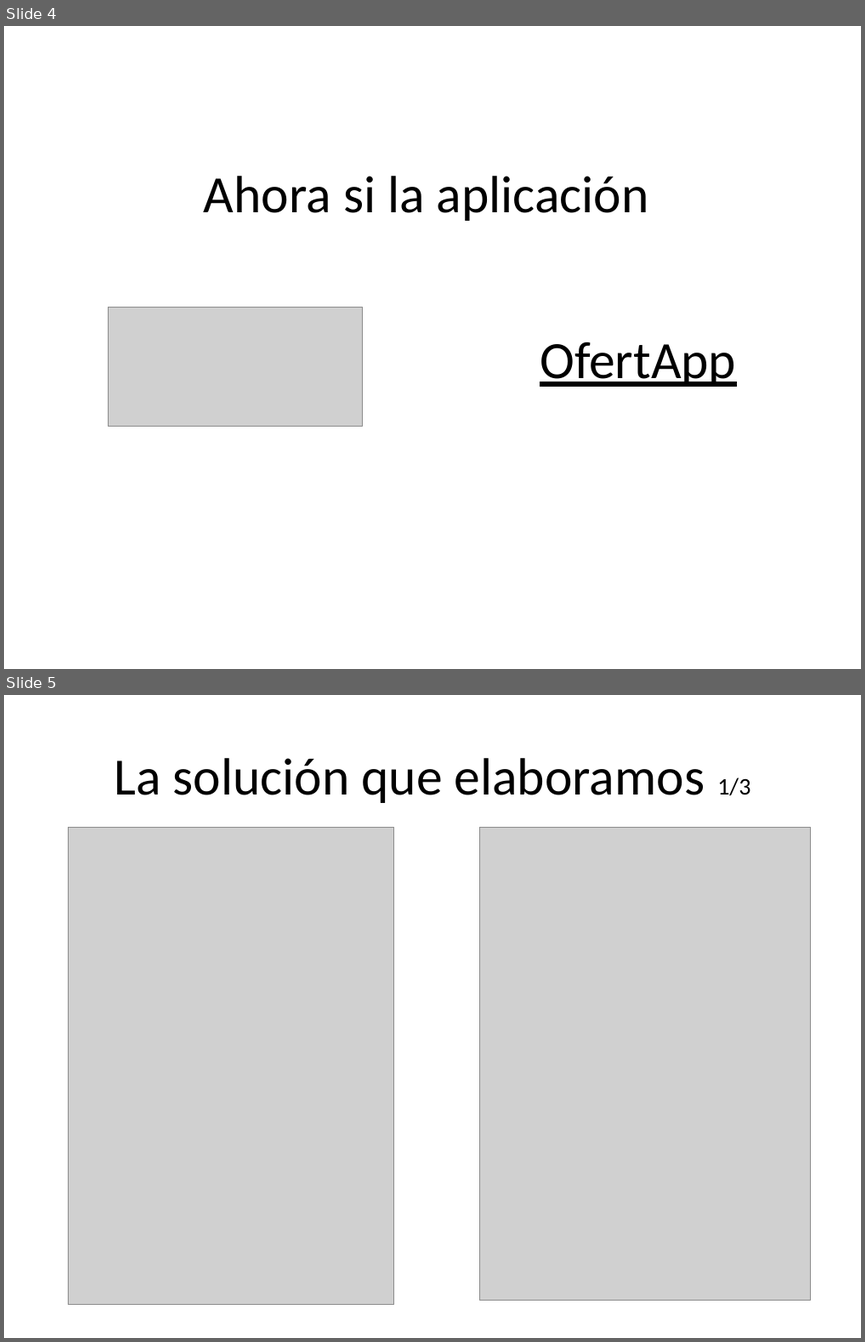
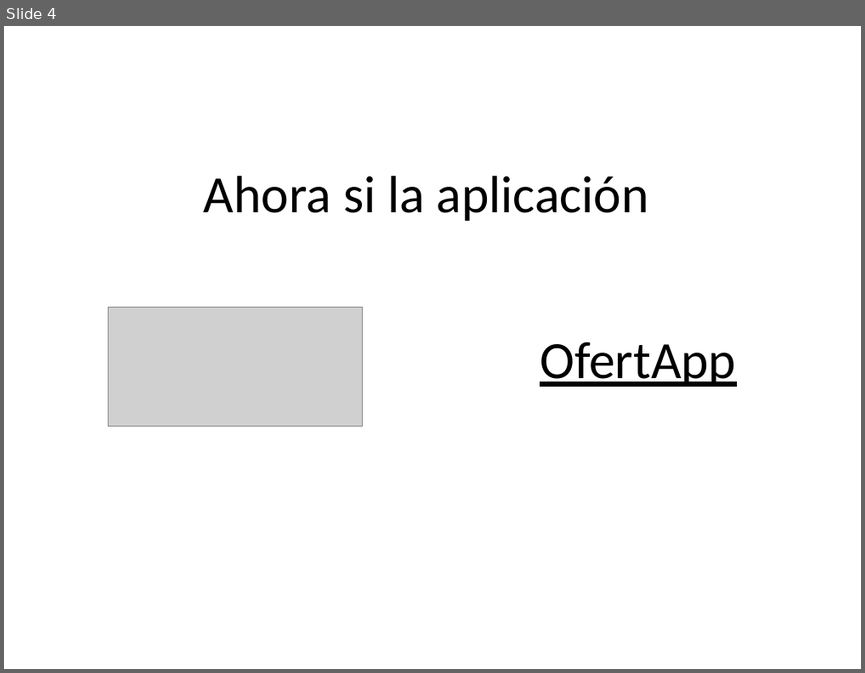
Before and after one commit to cristian4063/OfertaTrabajo, a slide deck: smartcities/themeforest-6705726-stroller-mobile-tablet-responsive-template/PresentacionOferta/OfertaEmpleo.pptx. Shown one above the other, each under a label of ours: slides 4 and 5 before the commit, slide 4 after it. The pictures are 865x1342 and 865x673 pixels, drawn with LibreOffice and Linux fonts; fonts in the diff are those of the drawing; grey boxes stand for pictures. Boxes give left, top, right and bottom in pixels: in the first picture for what was removed or moved away, otherwise in the second. Text is boxed around its words. In the diff, an @@ line names an element or a change of style, - is before the commit and + after.

```diff
--- a/smartcities/themeforest-6705726-stroller-mobile-tablet-responsive-template/PresentacionOferta/OfertaEmpleo.pptx
+++ b/smartcities/themeforest-6705726-stroller-mobile-tablet-responsive-template/PresentacionOferta/OfertaEmpleo.pptx
@@ slide 5 removed at [4,695,861,1338], background #FFFFFF @@
@@ title removed at [114,758,750,803] @@
-La solución que elaboramos 1/3
@@ picture removed at [69,828,394,1304] @@
@@ picture removed at [479,828,811,1300] @@
```
Also in this commit, not shown: 2 slides changed, 5 slides added, 2 other slides removed.
